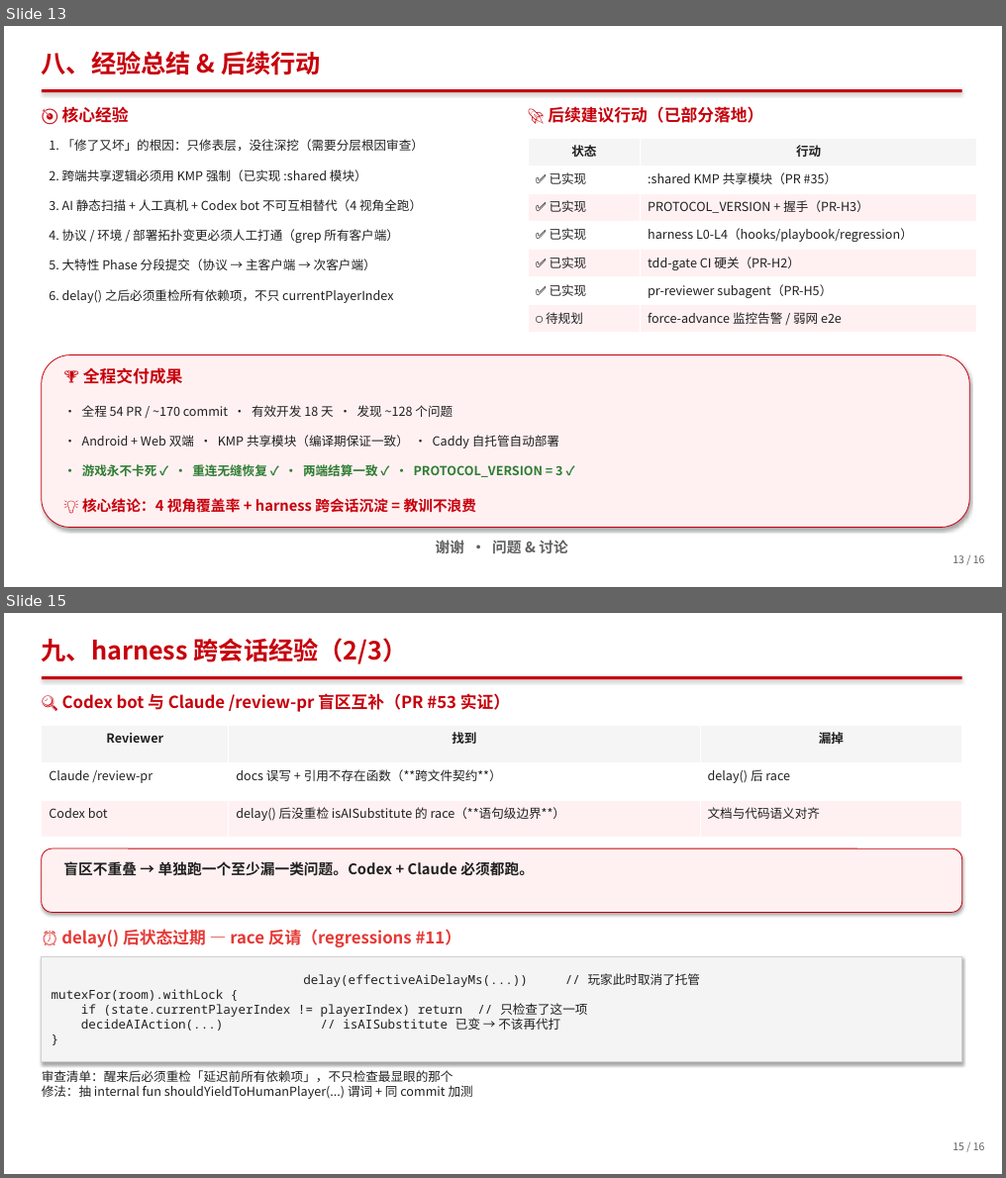
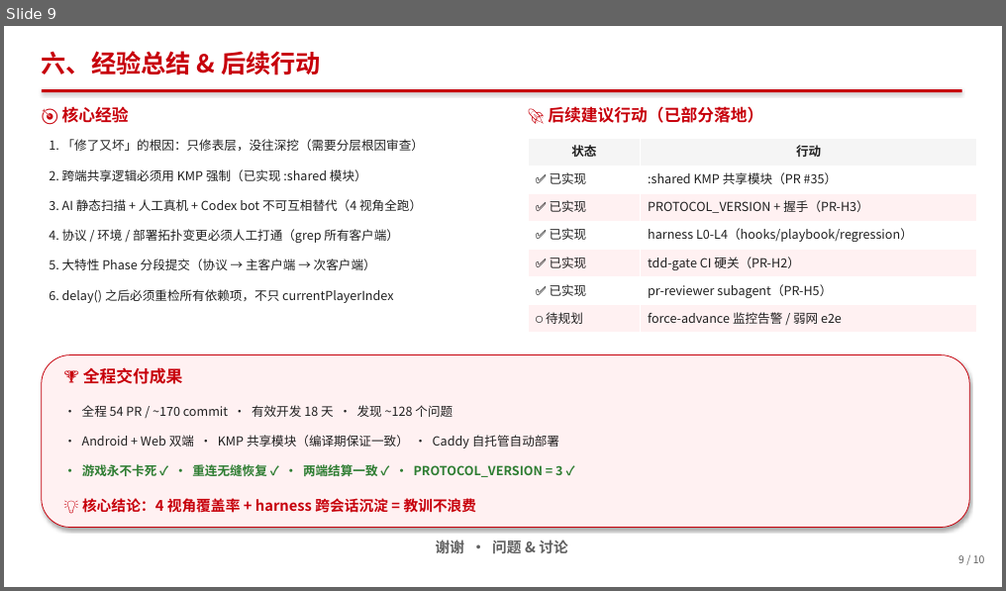
Before and after one commit to berming/AndroidAPP, a slide deck: docs/dev_summary.pptx. Shown one above the other, each under a label of ours: slides 13 and 15 before the commit, slide 9 after it; the slides between them are not shown. The pictures are 1006x1178 and 1006x591 pixels, drawn with LibreOffice and Linux fonts; fonts in the diff are those of the drawing. Boxes give left, top, right and bottom in pixels: in the first picture for what was removed or moved away, otherwise in the second. Text is boxed around its words. In the diff, an @@ line names an element or a change of style, - is before the commit and + after.

```diff
--- a/docs/dev_summary.pptx
+++ b/docs/dev_summary.pptx
@@ slide 15 removed at [4, 613, 1002, 1174], background #FFFFFF @@
@@ text removed at [42, 638, 408, 664] @@
-九、harness 跨会话经验（2/3）
@@ rectangle removed at [42, 676, 962, 679] @@
@@ text removed at [62, 693, 510, 712] @@
-🔍 Codex bot 与 Claude /review-pr 盲区互补（PR #53 实证）
@@ table removed at [42, 725, 962, 838], 3 rows, 3 columns @@
-Reviewer | 找到 | 漏掉
-Claude /review-pr | docs 误写 + 引用不存在函数（**跨文件契约**） | delay() 后 race
-Codex bot | delay() 后没重检 isAISubstitute 的 race（**语句级边界**） | 文档与代码语义对齐
@@ rounded rectangle removed at [42, 849, 962, 912] @@
@@ text removed at [63, 861, 534, 876] @@
-盲区不重叠 → 单独跑一个至少漏一类问题。Codex + Claude 必须都跑。
@@ text removed at [61, 929, 462, 948] @@
-⏰ delay() 后状态过期 — race 反请（regressions #11）
@@ rectangle removed at [42, 958, 962, 1062] @@
-delay(effectiveAiDelayMs(...)) // 玩家此时取消了托管
-mutexFor(room).withLock {
-if (state.currentPlayerIndex != playerIndex) return // 只检查了这一项
-decideAIAction(...) // isAISubstitute 已变 → 不该再代打
-}
@@ text removed at [42, 1070, 473, 1099] @@
-审查清单：醒来后必须重检「延迟前所有依赖项」，不只检查最显眼的那个
-修法：抽 internal fun shouldYieldToHumanPlayer(...) 谓词 + 同 commit 加测
@@ text removed at [952, 1143, 985, 1151] @@
-15 / 16
@@ what was slide 13 is now slide 9 @@
@@ slide 9 changed as well @@
@@ text at [42, 51, 321, 76]: text changed @@
-八、经验总结 & 后续行动
+六、经验总结 & 后续行动
@@ text at [958, 556, 985, 564]: text changed @@
-13 / 16
+9 / 10
```
Also in this commit, not shown: 9 other slides changed, 5 other slides removed, 1 other file.
